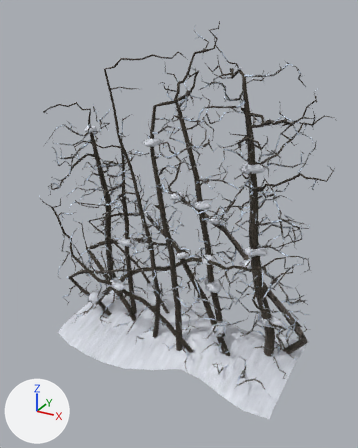
Before and after pictures for a commit that changed the glTF model assets/models/forest/hd_thorn3b.glb.
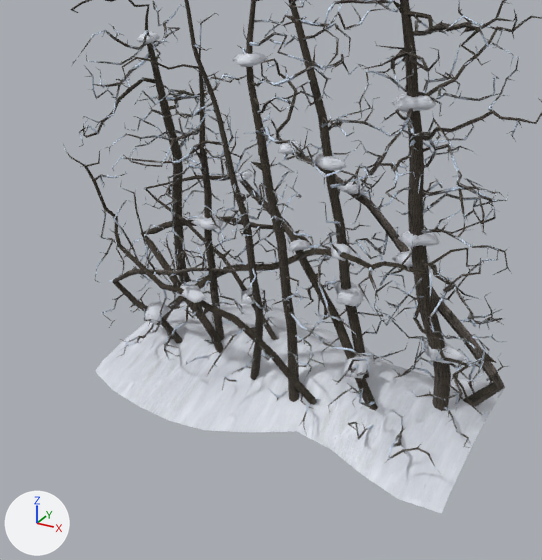
The first picture shows the older version from a 50 mm lens placed at (2.15, -3.93, 3.31), pointed at (0.04, -0.08, 1.38). The close-ups show the older and then the newer version on the part from 0% to 92% of the width and 24% to 100% of the height of that picture. Only the edits that show in the close-ups are written down. The lights are fixed; the arrows at lower left show +X, +Y and +Z. Vertices at exactly the same position are counted once.

The first close-up shows 'hd_thorn3b'.
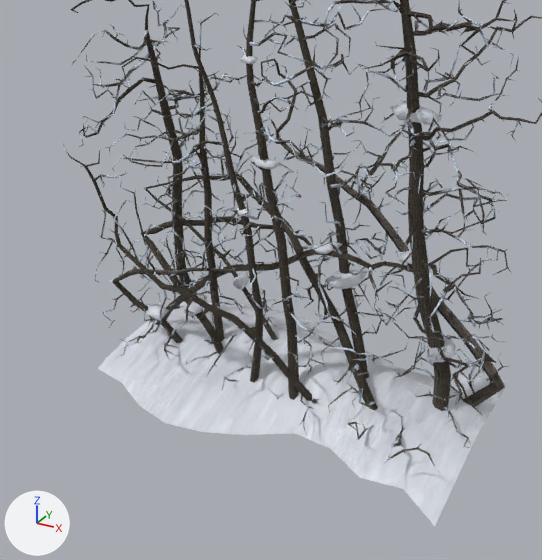
Patch to the scene script:
```diff
--- a/assets/models/forest/hd_thorn3b.glb.py
+++ b/assets/models/forest/hd_thorn3b.glb.py
@@ me_hd_thorn3b @@
 # used by ob_hd_thorn3b; location = (0.0, 0.0, 0.0)
-me_hd_thorn3b.from_pydata(...)  # 14588 vertices, 19229 faces; spans x -1.39..1.43, y -0.72..0.77, z -0.03..3.19
+me_hd_thorn3b.from_pydata(...)  # 14412 vertices, 18949 faces; spans x -1.39..1.43, y -0.75..0.72, z -0.03..3.19
+# me_hd_thorn3b part 1: a new loose piece of 22 vertices spanning x 0.25..0.45, y -0.12..0.14, z 0.83..0.91, in mat_m_hd_thorn3b
+# me_hd_thorn3b part 2: a new loose piece of 22 vertices spanning x -0.76..-0.62, y -0.26..0.01, z 0.4..0.47, in mat_m_hd_thorn3b
+# me_hd_thorn3b part 3: a new loose piece of 22 vertices spanning x -1.07..-0.85, y -0.28..-0.14, z 0.33..0.39, in mat_m_hd_thorn3b
+# me_hd_thorn3b part 4: a new loose piece of 22 vertices spanning x 0.24..0.38, y -0.27..-0.11, z 1.13..1.17, in mat_m_hd_thorn3b
+# me_hd_thorn3b part 5: 11 loose pieces with 242 vertices, spanning x -1.04..0.8, y -0.58..0.58, z 0.31..2.85, are deleted
+# me_hd_thorn3b part 6
+# 22 vertices are removed from x 0.33..0.48, y -0.29..-0.12, z 1.12..1.18
+# 35 faces are deleted
+# 8 vertices in x -1.25..1.25, y -0.55..0.46, z -0.03..0.22 move by (0.0, 0.03, 0.0)
+# 7 vertices in x -1.25..0.75, y -0.69..0.46, z -0.03..0.22 move by (0.0, -0.02, 0.0)
+# 6 vertices in x -1.25..1.25, y -0.44..0.64, z -0.03..0.21 move by (0.0, 0.02, 0.0)
+# 6 vertices in x -0.75..0.75, y -0.72..0.49, z -0.03..0.16 move by (0.0, -0.03, 0.0)
+# 5 vertices in x -1.0..1.25, y -0.43..0.71, z -0.03..0.13 move by (0.0, -0.01, 0.0)
+# 4 vertices in x -0.5..1.0, y -0.48..0.77, z -0.03..0.07 move by (0.0, -0.05, 0.0)
+# 171 vertices move from x -1.25..1.25, y -0.65..0.68, z -0.03..1.37 to x -1.25..1.25, y -0.73..0.72, z -0.03..1.97
+# me_hd_thorn3b part 7
+# 21 vertices are removed from x -0.18..-0.03, y -0.42..-0.24, z 2.2..2.26
+# 35 faces are deleted
+# 1 vertex moves within x -0.04, y -0.33, z 2.22
+# 21 vertices are added at x -0.14..-0.05, y -0.38..-0.29, z 2.21..2.25
+# 35 new faces join them
+# me_hd_thorn3b part 8: 210 kept faces spanning x -0.49..0.85, y -0.37..0.59, z 0.57..1.97 get new texture (UV) coordinates
 me_hd_thorn3b.materials.append(mat_m_hd_thorn3b)
```

Changed parts and their boxes (x1, y1, x2, y2) in the close-ups (542 x 560 px; the box of a moved part takes in the faces that stretch with it):
'hd_thorn3b', reshaped
    before: (63, 0, 542, 514)
    after: (63, 0, 542, 526)
part 1 of me_hd_thorn3b, added
    after: (325, 270, 368, 289)
part 2 of me_hd_thorn3b, added
    after: (184, 294, 207, 317)
part 3 of me_hd_thorn3b, added
    after: (146, 304, 169, 320)
part 4 of me_hd_thorn3b, added
    after: (312, 242, 342, 254)
part 5 of me_hd_thorn3b, deleted
    before: (137, 32, 436, 379)
part 6 of me_hd_thorn3b, moved or reshaped
    before: (95, 243, 506, 514)
    after: (98, 302, 507, 526)
part 7 of me_hd_thorn3b, moved or reshaped
    before: (232, 52, 268, 67)
    after: (240, 55, 258, 64)
part 8 of me_hd_thorn3b, surface changed
    before: (145, 181, 440, 324)
    after: (233, 104, 442, 290)
